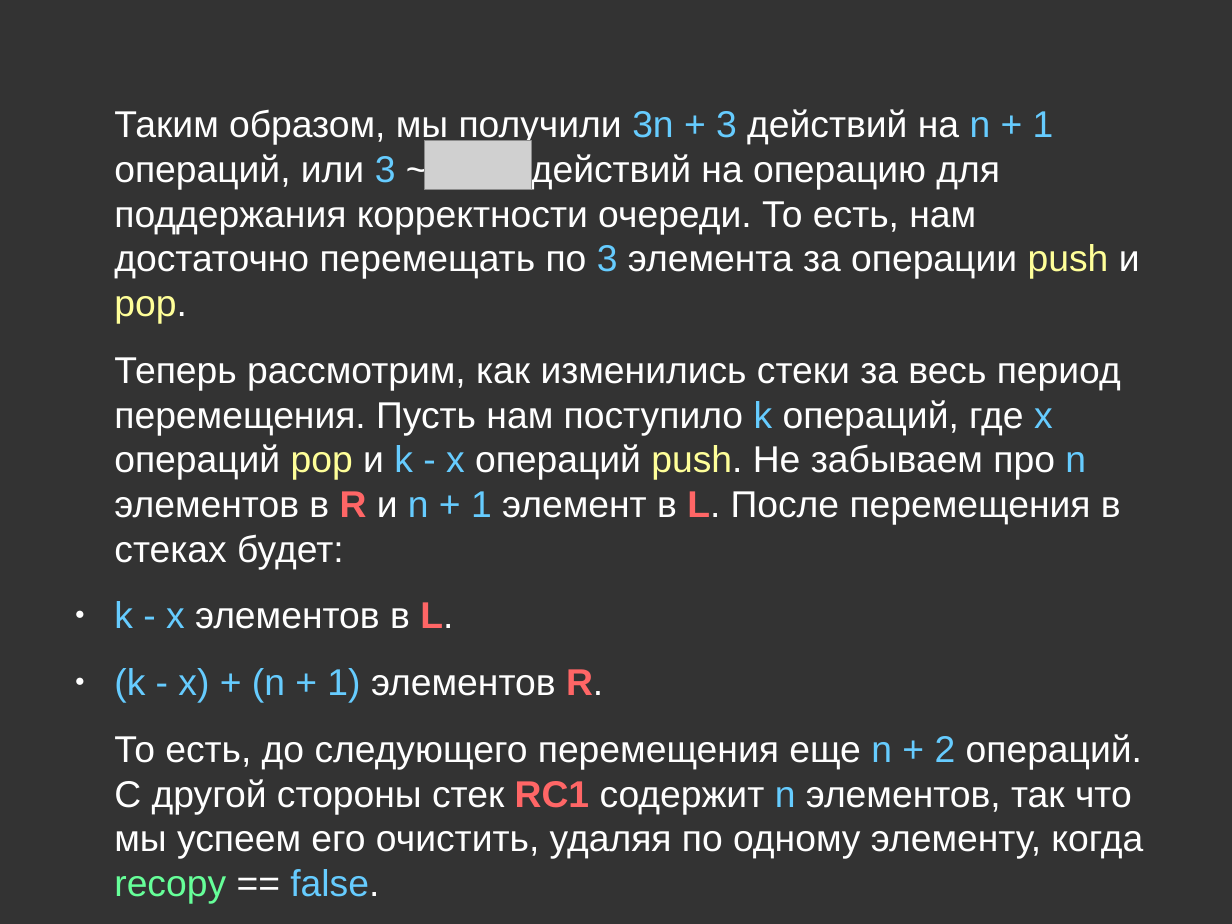
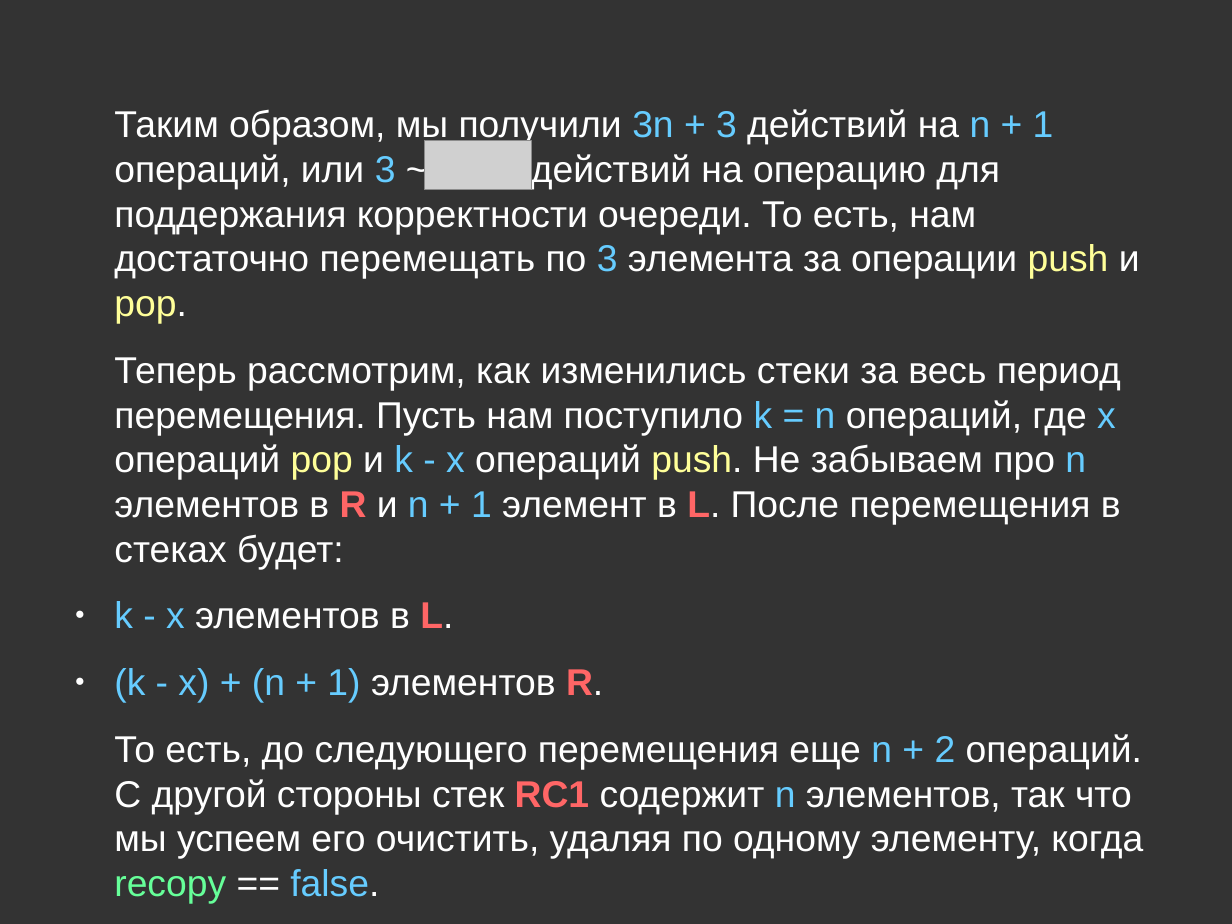
Before and after one commit to Arvolear/Visualizers, a slide deck: slide 19 of Queue_on_six_stacks/Presentation/Sueue.odp. Drawn at 1232x924 pixels with LibreOffice and Linux fonts; fonts in the diff are those of the drawing; grey boxes stand for pictures. Boxes give left, top, right and bottom in pixels: in the first picture for what was removed or moved away, otherwise in the second. Text is boxed around its words. In the diff, an @@ line names an element or a change of style, - is before the commit and + after.

```diff
--- a/Queue_on_six_stacks/Presentation/Sueue.odp
+++ b/Queue_on_six_stacks/Presentation/Sueue.odp
@@ text at <box>114,357,1121,569</box>: text changed @@
-Теперь рассмотрим, как изменились стеки за весь период перемещения. Пусть нам поступило k операций, где x операций pop и k - x операций push. Не забываем про n элементов в R и n + 1 элемент в L. После перемещения в стеках будет:
+Теперь рассмотрим, как изменились стеки за весь период перемещения. Пусть нам поступило k = n операций, где x операций pop и k - x операций push. Не забываем про n элементов в R и n + 1 элемент в L. После перемещения в стеках будет:
```
Also in this commit, not shown: 1 other slide changed, 5 other files.
